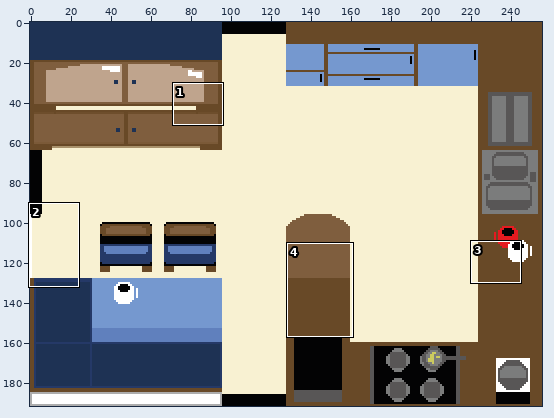
Two versions of one sprite sheet, Ou_est_le_beurre/resources/textures/kitchen.png. The picture above shows the old version from afar; the outline marks the close-up.
Close-up. As it was:
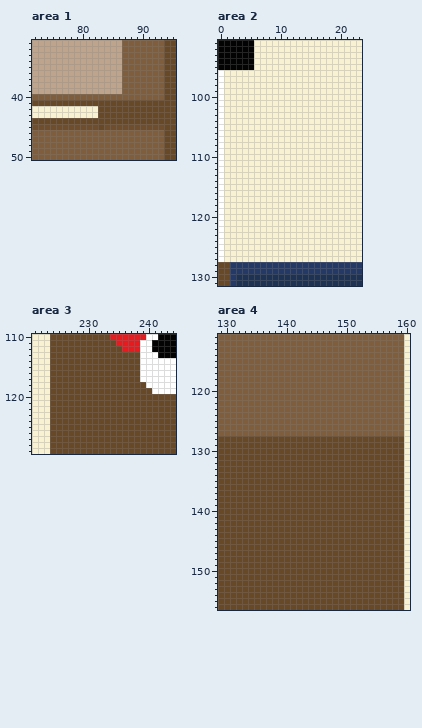
The file is 512x384 pixels, drawn in blocks of 2x2; one block is one cell here. Colours within 5 levels of each other are drawn and written as one. Shown: area 1: x 72..95, y 31..50; area 2: x 0..23, y 91..131; area 3: x 221..244, y 110..129; area 4: x 129..160, y 111..156. The commit also changed other parts of the picture, which this record leaves out.
Now the later version:
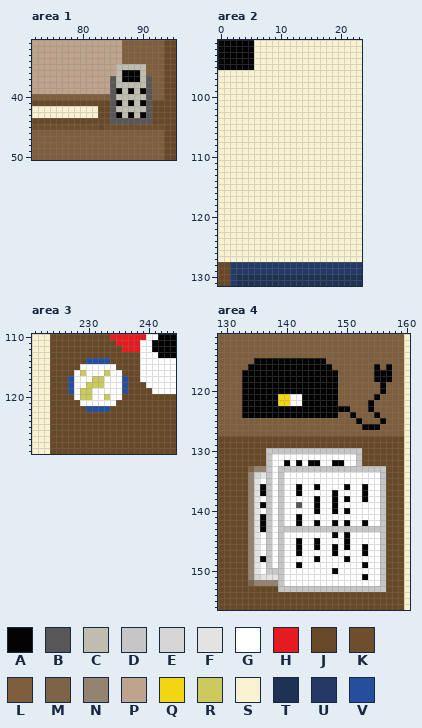
Palette (. is transparent): A #030304  B #585656  C #bfbcb0  D #c7c6c6  E #d5d5d5  F #e3e3e3  G #ffffff  H #e51b20  J #684927  K #6e4e2c  L #7f5e3e  M #7d6447  N #94836f  P #bfa48d  Q #f3d612  R #ccca5f  S #f8f1d2  T #1e3254  U #253967  V #254e9d
What changed:
--- area 1
@@ x 83..93 @@
 34 PPPPLLLLLLL
-35 PPPPLLLLLLL
-36 PPPPLLLLLLL
-37 PPPPLLLLLLL
-38 PPPPLLLLLLL
-39 PPPPLLLLLLL
-40 LLLLLLLLLLL
-41 JJJJJJJJJJJ
-42 JJJJJJJJJJJ
-43 JJJJJJJJJJJ
-44 JJJJJJJJJJJ
+35 PPPCCCCCLLL
+36 PPPCAAACLLL
+37 PPBCAAACBLL
+38 PPBCCCCCBLL
+39 PPBACACABLL
+40 LLBCCCCCBLL
+41 JJBACACABJJ
+42 JJBCCCCCBJJ
+43 JJBACACABJJ
+44 JJBBBBBBBJJ
 45 JKKKKKKKKKK
--- area 2
@@ x 0..2 @@
  95 AAA
- 96 GSS
- 97 GSS
- 98 GSS
- 99 GSS
-100 GSS
-101 GSS
-102 GSS
-103 GSS
-104 GSS
-105 GSS
-106 GSS
-107 GSS
-108 GSS
-109 GSS
-110 GSS
-111 GSS
-112 GSS
-113 GSS
-114 GSS
-115 GSS
-116 GSS
-117 GSS
-118 GSS
-119 GSS
-120 GSS
-121 GSS
-122 GSS
-123 GSS
-124 GSS
-125 GSS
-126 GSS
-127 GSS
+ 96 SSS
+ 97 SSS
+ 98 SSS
+ 99 SSS
+100 SSS
+101 SSS
+102 SSS
+103 SSS
+104 SSS
+105 SSS
+106 SSS
+107 SSS
+108 SSS
+109 SSS
+110 SSS
+111 SSS
+112 SSS
+113 SSS
+114 SSS
+115 SSS
+116 SSS
+117 SSS
+118 SSS
+119 SSS
+120 SSS
+121 SSS
+122 SSS
+123 SSS
+124 SSS
+125 SSS
+126 SSS
+127 SSS
 128 JJU
--- area 3
@@ x 225..238 @@
 113 JJJJJJJJJJJJJJ
-114 JJJJJJJJJJJJJJ
-115 JJJJJJJJJJJJJJ
-116 JJJJJJJJJJJJJJ
-117 JJJJJJJJJJJJJJ
-118 JJJJJJJJJJJJJJ
-119 JJJJJJJJJJJJJJ
-120 JJJJJJJJJJJJJJ
-121 JJJJJJJJJJJJJJ
-122 JJJJJJJJJJJJJJ
+114 JJJJJVVVVJJJJJ
+115 JJJJGGGGGGJJJJ
+116 JJJGRGGGRGGJJJ
+117 JJVGGGRRGGGVJJ
+118 JJVGGRRRGGGVJJ
+119 JJVGRRGGGGGVJJ
+120 JJJGRRGGRGGJJJ
+121 JJJJGGGGGGJJJJ
+122 JJJJJVVVVJJJJJ
 123 JJJJJJJJJJJJJJ
--- area 4
@@ x 129..160 @@
 114 LLLLLLLLLLLLLLLLLLLLLLLLLLLLLLLS
-115 LLLLLLLLLLLLLLLLLLLLLLLLLLLLLLLS
-116 LLLLLLLLLLLLLLLLLLLLLLLLLLLLLLLS
-117 LLLLLLLLLLLLLLLLLLLLLLLLLLLLLLLS
-118 LLLLLLLLLLLLLLLLLLLLLLLLLLLLLLLS
-119 LLLLLLLLLLLLLLLLLLLLLLLLLLLLLLLS
-120 LLLLLLLLLLLLLLLLLLLLLLLLLLLLLLLS
-121 LLLLLLLLLLLLLLLLLLLLLLLLLLLLLLLS
-122 LLLLLLLLLLLLLLLLLLLLLLLLLLLLLLLS
-123 LLLLLLLLLLLLLLLLLLLLLLLLLLLLLLLS
-124 LLLLLLLLLLLLLLLLLLLLLLLLLLLLLLLS
-125 LLLLLLLLLLLLLLLLLLLLLLLLLLLLLLLS
-126 LLLLLLLLLLLLLLLLLLLLLLLLLLLLLLLS
+115 LLLLLLAAAAAAAAAAAALLLLLLLLLLLLLS
+116 LLLLLAAAAAAAAAAAAAALLLLLLLALALLS
+117 LLLLAAAAAAAAAAAAAAAALLLLLLAAALLS
+118 LLLLAAAAAAAAAAAAAAAALLLLLLAAALLS
+119 LLLLAAAAAAAAAAAAAAAALLLLLLLALLLS
+120 LLLLAAAAAAAAAAAAAAAALLLLLLLALLLS
+121 LLLLAAAAAAQQGGAAAAAALLLLLLALLLLS
+122 LLLLAAAAAAQQGGAAAAAALLLLLALLLLLS
+123 LLLLAAAAAAAAAAAAAAAAAALLLALLLLLS
+124 LLLLAAAAAAAAAAAAAAAALLALLLALLLLS
+125 LLLLLLLLLLLLLLLLLLLLLLLALLLALLLS
+126 LLLLLLLLLLLLLLLLLLLLLLLLAAALLLLS
 127 LLLLLLLLLLLLLLLLLLLLLLLLLLLLLLLS
@@ x 129..160 @@
 129 JJJJJJJJJJJJJJJJJJJJJJJJJJJJJJJS
-130 JJJJJJJJJJJJJJJJJJJJJJJJJJJJJJJS
-131 JJJJJJJJJJJJJJJJJJJJJJJJJJJJJJJS
-132 JJJJJJJJJJJJJJJJJJJJJJJJJJJJJJJS
-133 JJJJJJJJJJJJJJJJJJJJJJJJJJJJJJJS
-134 JJJJJJJJJJJJJJJJJJJJJJJJJJJJJJJS
-135 JJJJJJJJJJJJJJJJJJJJJJJJJJJJJJJS
-136 JJJJJJJJJJJJJJJJJJJJJJJJJJJJJJJS
-137 JJJJJJJJJJJJJJJJJJJJJJJJJJJJJJJS
-138 JJJJJJJJJJJJJJJJJJJJJJJJJJJJJJJS
-139 JJJJJJJJJJJJJJJJJJJJJJJJJJJJJJJS
-140 JJJJJJJJJJJJJJJJJJJJJJJJJJJJJJJS
-141 JJJJJJJJJJJJJJJJJJJJJJJJJJJJJJJS
-142 JJJJJJJJJJJJJJJJJJJJJJJJJJJJJJJS
-143 JJJJJJJJJJJJJJJJJJJJJJJJJJJJJJJS
-144 JJJJJJJJJJJJJJJJJJJJJJJJJJJJJJJS
-145 JJJJJJJJJJJJJJJJJJJJJJJJJJJJJJJS
-146 JJJJJJJJJJJJJJJJJJJJJJJJJJJJJJJS
-147 JJJJJJJJJJJJJJJJJJJJJJJJJJJJJJJS
-148 JJJJJJJJJJJJJJJJJJJJJJJJJJJJJJJS
-149 JJJJJJJJJJJJJJJJJJJJJJJJJJJJJJJS
-150 JJJJJJJJJJJJJJJJJJJJJJJJJJJJJJJS
-151 JJJJJJJJJJJJJJJJJJJJJJJJJJJJJJJS
-152 JJJJJJJJJJJJJJJJJJJJJJJJJJJJJJJS
-153 JJJJJJJJJJJJJJJJJJJJJJJJJJJJJJJS
+130 JJJJJJJJDDDDDDDDDDDDDDDDJJJJJJJS
+131 JJJJJJJJDGGGGGGGGGGGGGGDJJJJJJJS
+132 JJJJJJJJDGGAGAGAAGGAAGGDJJJJJJJS
+133 JJJJJMNNDGDDDDDDDDDDDDDDDDDDJJJS
+134 JJJJJNEFDGDGGGGGGGGGGGGGGGGDJJJS
+135 JJJJJNFGDGDGGGGGGGGGGGGGGGGDJJJS
+136 JJJJJNFADGDGGAGGAGGGGAGGAGGDJJJS
+137 JJJJJNFADGDGGAGGGGGAGGGGAGGDJJJS
+138 JJJJJNFGDGDGGGGGAGGAGAGGAGGDJJJS
+139 JJJJJNFADGDGGBGGAGGAGGGGGGGDJJJS
+140 JJJJJNFGDGDGGGGGAGGAGAGGGGGDJJJS
+141 JJJJJNFADGDGGAGGGGGGGGGGGGGDJJJS
+142 JJJJJNFADGDGGAGGAGGAGAGGAGGDJJJS
+143 JJJJJNFADGDDDDDDDDDDDDDDDDDDJJJS
+144 JJJJJNFGDGDGGGGGGGGAGAGGGGGDJJJS
+145 JJJJJNFGDGDGGAGGAGGGGAGGGGGDJJJS
+146 JJJJJNFGDGDGGAGGAGGAGAGGAGGDJJJS
+147 JJJJJNFGDGDGGAGGGGGAGGGGAGGDJJJS
+148 JJJJJNFADGDGGGGGAGGGGAGGGGGDJJJS
+149 JJJJJNFGDGDGGAGGGGGGGGGGAGGDJJJS
+150 JJJJJNFGDDDGGGGGGGGAGGGGGGGDJJJS
+151 JJJJJNEFFFDGGGGGGGGGGGGGAGGDJJJS
+152 JJJJJMNNNNDGGGGGGGGGGGGGGGGDJJJS
+153 JJJJJJJJJJDDDDDDDDDDDDDDDDDDJJJS
 154 JJJJJJJJJJJJJJJJJJJJJJJJJJJJJJJS
